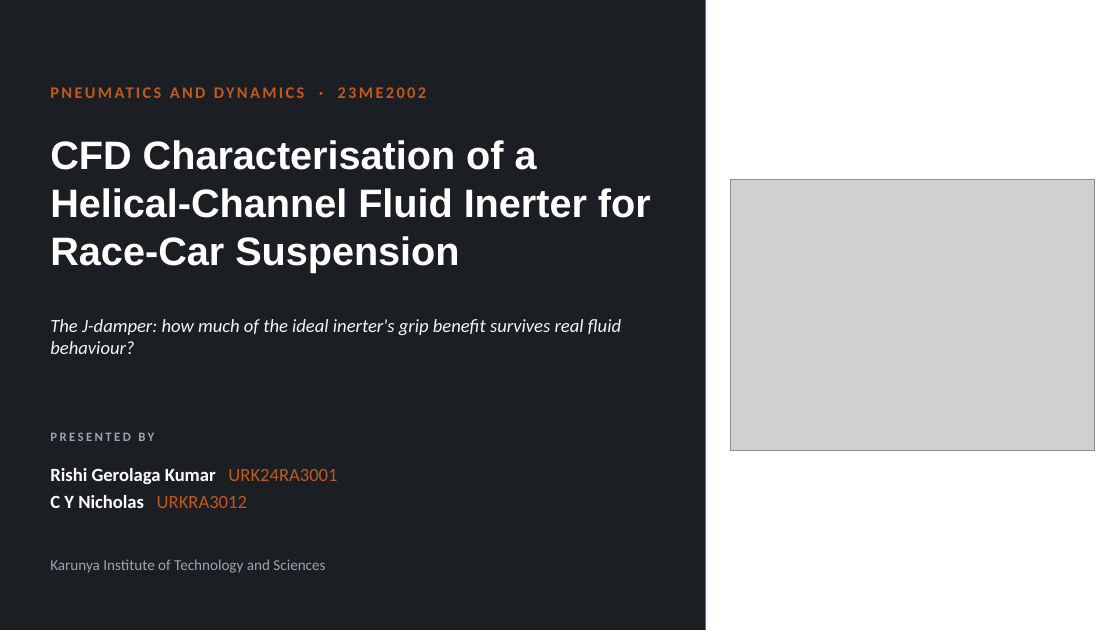
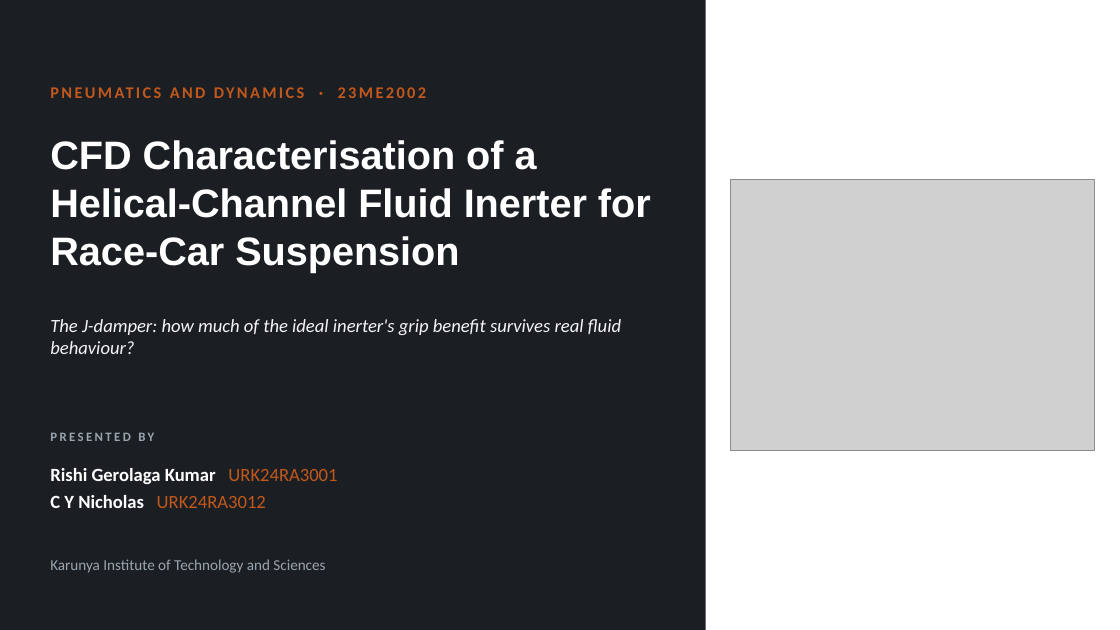
Before and after one commit to riri6967/J-Damper-simulations, a slide deck: slide 1 of presentation/J-Damper_CFD_Presentation.pptx. Drawn at 1120x630 pixels with LibreOffice and Linux fonts; fonts in the diff are those of the drawing; grey boxes stand for pictures. Boxes give left, top, right and bottom in pixels: in the first picture for what was removed or moved away, otherwise in the second. Text is boxed around its words. In the diff, an @@ line names an element or a change of style, - is before the commit and + after.

```diff
--- a/presentation/J-Damper_CFD_Presentation.pptx
+++ b/presentation/J-Damper_CFD_Presentation.pptx
@@ text at bbox=[50, 495, 266, 508]: text changed; text colour #FFFFFF to #C2581B; bold off @@
-C Y Nicholas URKRA3012
+C Y Nicholas URK24RA3012
```
Also in this commit, not shown: 1 other slide changed, 2 other files.
